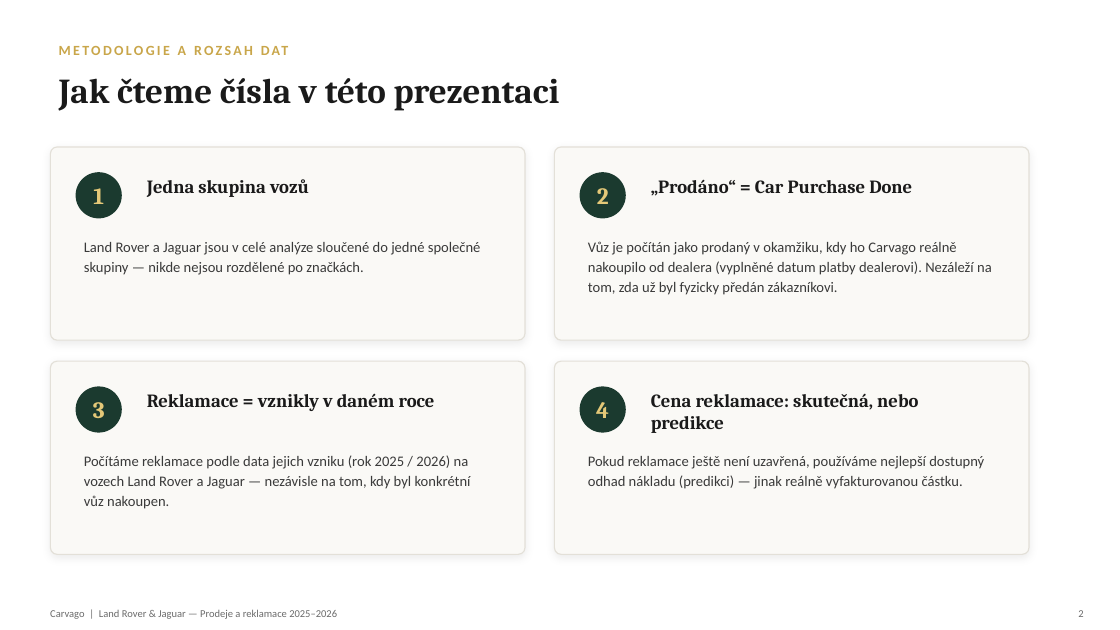
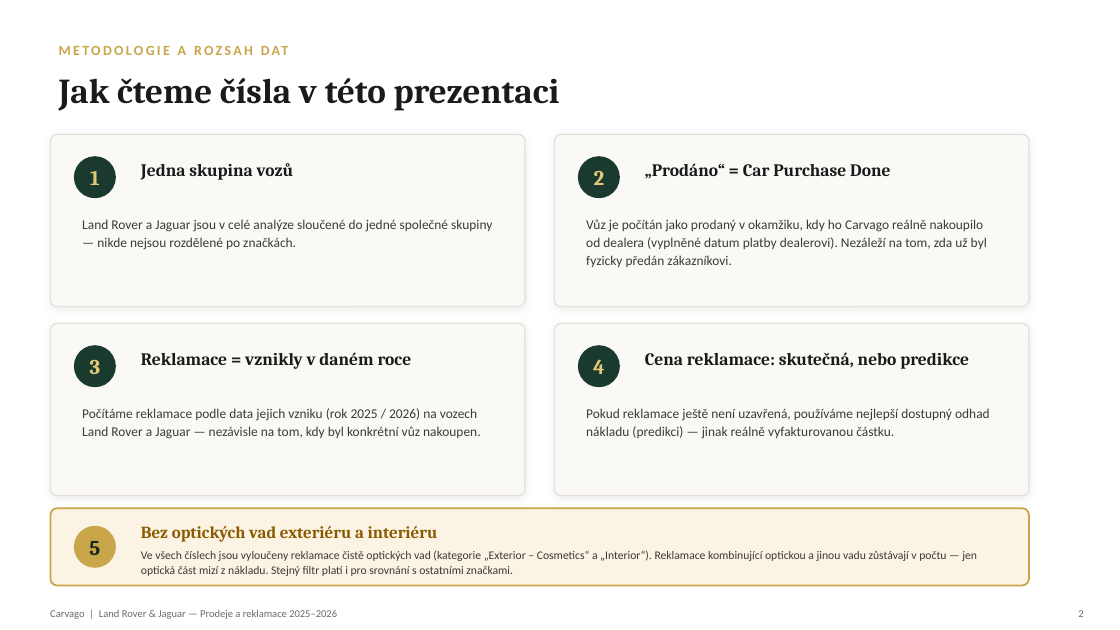
Before and after one commit to marekdvorak-cvg/land-rover-jaguar-reklamace--n-klad-prezentace, a slide deck: slide 2 of Land-Rover-Jaguar-Prezentace.pptx. Drawn at 1120x630 pixels with LibreOffice and Linux fonts; fonts in the diff are those of the drawing. Boxes give left, top, right and bottom in pixels: in the first picture for what was removed or moved away, otherwise in the second. Text is boxed around its words. In the diff, an @@ line names an element or a change of style, - is before the commit and + after.

```diff
--- a/Land-Rover-Jaguar-Prezentace.pptx
+++ b/Land-Rover-Jaguar-Prezentace.pptx
@@ rounded rectangle: place and size @@
-rounded rectangle at box(50, 147, 525, 340)
+rounded rectangle at box(50, 134, 525, 307)
@@ rounded rectangle: place and size @@
-rounded rectangle at box(555, 147, 1029, 340)
+rounded rectangle at box(555, 134, 1029, 307)
@@ text "1": place and size @@
-text "1" at box(93, 188, 104, 204)
+text "1" at box(90, 171, 100, 185)
@@ ellipse: place and size @@
-ellipse at box(76, 172, 122, 218)
+ellipse at box(74, 156, 116, 198)
@@ text "Jedna skupina vozů": place and size @@
-text "Jedna skupina vozů" at box(147, 179, 309, 197)
+text "Jedna skupina vozů" at box(141, 163, 294, 180)
@@ text "2": place and size @@
-text "2" at box(597, 188, 609, 204)
+text "2" at box(594, 170, 605, 185)
@@ ellipse: place and size @@
-ellipse at box(580, 172, 626, 218)
+ellipse at box(578, 156, 620, 198)
@@ text "„Prodáno“ = Car Purchase Done": place and size @@
-text "„Prodáno“ = Car Purchase Done" at box(651, 179, 912, 196)
+text "„Prodáno“ = Car Purchase Done" at box(645, 163, 890, 178)
@@ text "Land Rover a Jaguar jsou ...": place and size @@
-text "Land Rover a Jaguar jsou ..." at box(84, 242, 481, 275)
+text "Land Rover a Jaguar jsou ..." at box(82, 219, 492, 250)
@@ text "Vůz je počítán jako prodaný ...": place and size @@
-text "Vůz je počítán jako prodaný ..." at box(588, 241, 992, 295)
+text "Vůz je počítán jako prodaný ..." at box(586, 219, 987, 267)
@@ rounded rectangle: place and size @@
-rounded rectangle at box(50, 361, 525, 555)
+rounded rectangle at box(50, 323, 525, 496)
@@ proportions changed in 4 elements at box(50, 134, 525, 307), box(555, 134, 1029, 307), box(50, 323, 525, 496), box(555, 323, 1029, 496) @@
@@ rounded rectangle: place and size @@
-rounded rectangle at box(555, 361, 1029, 555)
+rounded rectangle at box(555, 323, 1029, 496)
@@ size 20 to 18 pt in 4 elements at box(90, 171, 100, 185), box(594, 170, 605, 185), box(593, 359, 605, 374), box(90, 359, 101, 374) @@
@@ text "3": place and size @@
-text "3" at box(93, 402, 105, 418)
+text "3" at box(90, 359, 101, 374)
@@ ellipse: place and size @@
-ellipse at box(76, 386, 122, 433)
+ellipse at box(74, 345, 116, 387)
@@ text "Reklamace = vznikly v daném ...": place and size @@
-text "Reklamace = vznikly v daném ..." at box(147, 393, 435, 411)
+text "Reklamace = vznikly v daném ..." at box(141, 352, 412, 369)
@@ text "4": place and size @@
-text "4" at box(596, 402, 609, 418)
+text "4" at box(593, 359, 605, 374)
@@ ellipse: place and size @@
-ellipse at box(580, 386, 626, 433)
+ellipse at box(578, 345, 620, 387)
@@ size 16 to 15 pt in 4 elements at box(141, 163, 294, 180), box(645, 163, 890, 178), box(141, 352, 412, 369), box(645, 352, 969, 369) @@
@@ text "Cena reklamace: skutečná, nebo predikce": place and size @@
-text "Cena reklamace: skutečná, nebo predikce" at box(651, 394, 918, 433)
+text "Cena reklamace: skutečná, nebo predikce" at box(645, 352, 969, 369)
@@ text "Počítáme reklamace podle data jejich ...": place and size @@
-text "Počítáme reklamace podle data jejich ..." at box(84, 455, 471, 509)
+text "Počítáme reklamace podle data jejich ..." at box(82, 408, 480, 439)
@@ size 12.5 to 11.5 pt; line spacing 1.15 to 1.12 in 4 elements at box(82, 219, 492, 250), box(586, 219, 987, 267), box(82, 408, 480, 439), box(586, 408, 990, 439) @@
@@ text "Pokud reklamace ještě není uzavřená, ...": place and size @@
-text "Pokud reklamace ještě není uzavřená, ..." at box(588, 456, 984, 489)
+text "Pokud reklamace ještě není uzavřená, ..." at box(586, 408, 990, 439)
@@ rounded rectangle added at box(50, 508, 1029, 586), fill #FBF3E3, outline #C9A64A 1.5 pt @@
@@ ellipse added at box(74, 526, 116, 568), fill #C9A64A @@
@@ text added at box(141, 526, 438, 542), 14.5 pt, text #8A5A00, bold @@
+Bez optických vad exteriéru a interiéru
@@ text added at box(89, 541, 100, 555), 18 pt, text #13291F, bold @@
+5
@@ text added at box(141, 550, 977, 576), 10 pt, text #3A3A3A @@
+Ve všech číslech jsou vyloučeny reklamace čistě optických vad (kategorie „Exterior – Cosmetics“ a „Interior“). Reklamace kombinující optickou a jinou vadu zůstávají v počtu — jen optická část mizí z nákladu. Stejný filtr platí i pro srovnání s ostatními značkami.
```
Also in this commit, not shown: 6 other slides changed, 8 other files.
